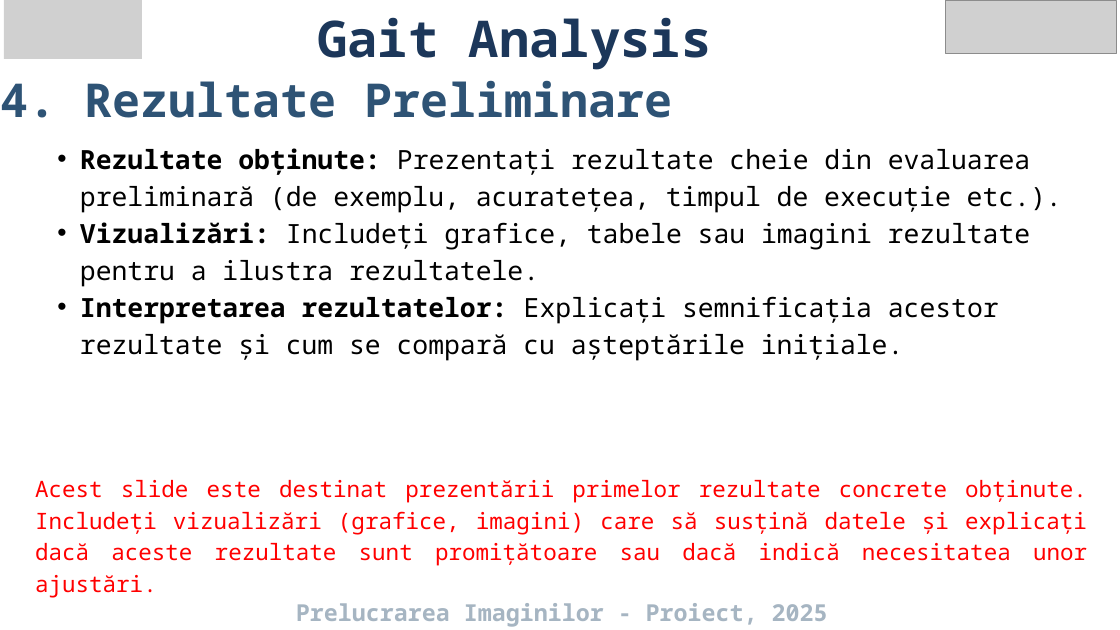
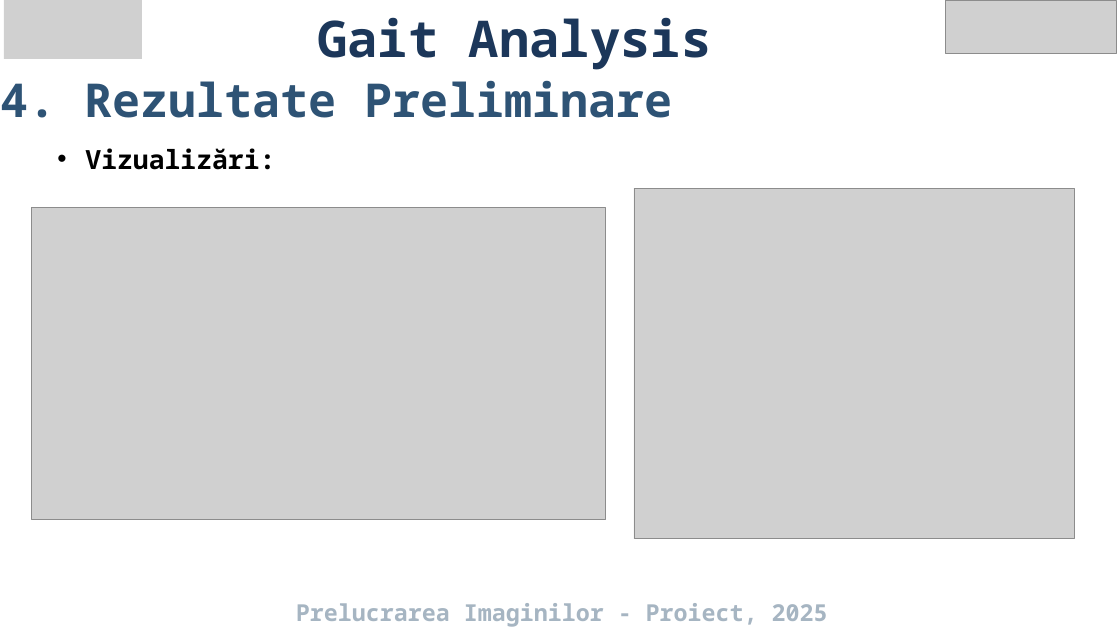
Before and after one commit to SaltieSaltie/Gait-Analysis_PI_Project, a slide deck: slide 7 of Resources/Gait Analysis.pptx (slide 6 before the commit). Drawn at 1120x630 pixels with LibreOffice and Linux fonts; fonts in the diff are those of the drawing; grey boxes stand for pictures. Boxes give left, top, right and bottom in pixels: in the first picture for what was removed or moved away, otherwise in the second. Text is boxed around its words. In the diff, an @@ line names an element or a change of style, - is before the commit and + after.

Commit message:
powerpoint

```diff
--- a/Resources/Gait Analysis.pptx
+++ b/Resources/Gait Analysis.pptx
@@ text at (85, 148, 275, 170): text changed; bold on @@
-  • Rezultate obținute: Prezentați rezultate cheie din evaluarea preliminară (de exemplu, acuratețea, timpul de execuție etc.).
-  • Vizualizări: Includeți grafice, tabele sau imagini rezultate pentru a ilustra rezultatele.
-  • Interpretarea rezultatelor: Explicați semnificația acestor rezultate și cum se compară cu așteptările inițiale.
-Acest slide este destinat prezentării primelor rezultate concrete obținute. Includeți vizualizări (grafice, imagini) care să susțină datele și explicați dacă aceste rezultate sunt promițătoare sau dacă indică necesitatea unor ajustări.
+  • Vizualizări:
@@ picture added at (31, 208, 606, 520) @@
@@ picture added at (634, 188, 1074, 539) @@
```
Also in this commit, not shown: 7 other slides changed, 3 slides added, 1 other file.
